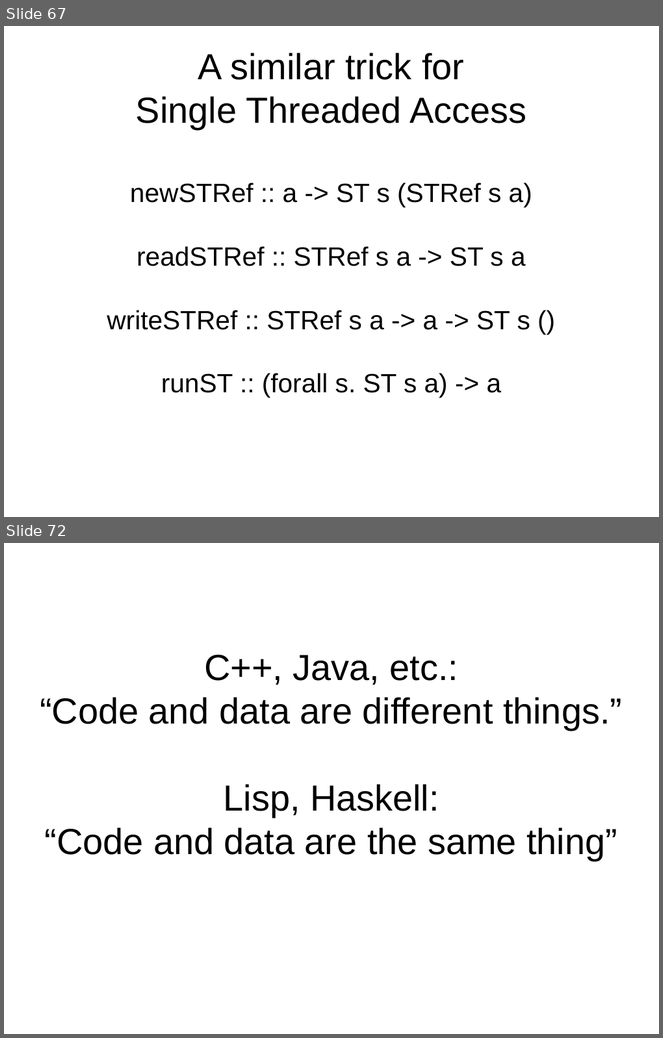
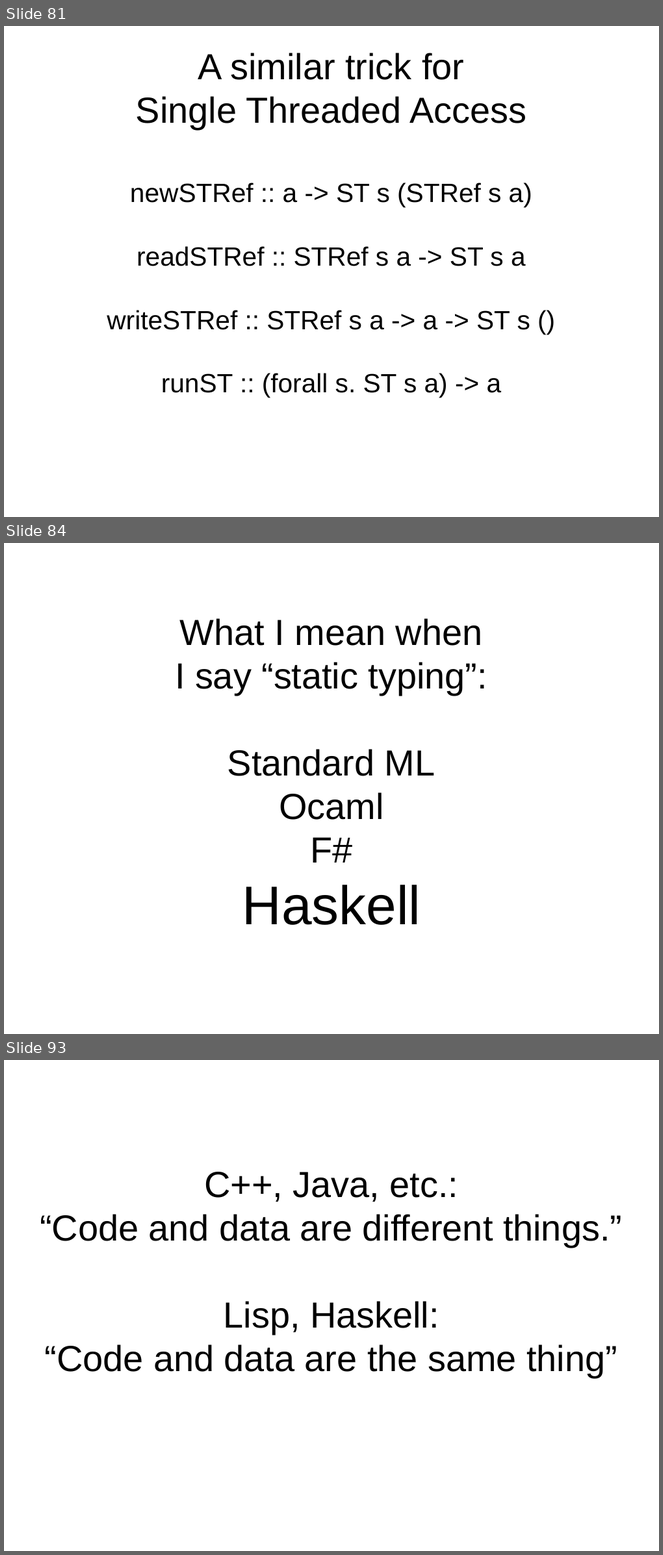
Before and after one commit to bhurt/presentations, a slide deck: statictyping.odp. Shown one above the other, each under a label of ours: slides 67 and 72 before the commit, slides 81, 84 and 93 after it; the slides between them are not shown. The pictures are 663x1038 and 663x1555 pixels, drawn with LibreOffice and Linux fonts; fonts in the diff are those of the drawing. Boxes give left, top, right and bottom in pixels: in the first picture for what was removed or moved away, otherwise in the second. Text is boxed around its words. In the diff, an @@ line names an element or a change of style, - is before the commit and + after.

```diff
--- a/statictyping.odp
+++ b/statictyping.odp
@@ slide 84 added at [4,543,659,1034], background #FFFFFF @@
@@ subtitle added at [175,618,488,925], 44 pt, text #000000 @@
+What I mean when
+I say “static typing”:
+Standard ML
+Ocaml
+F#
+Haskell
@@ what was slide 67 is now slide 81 @@
@@ what was slide 72 is now slide 93 @@
```
Also in this commit, not shown: 3 slides changed, 16 other slides added, 7 slides removed.
